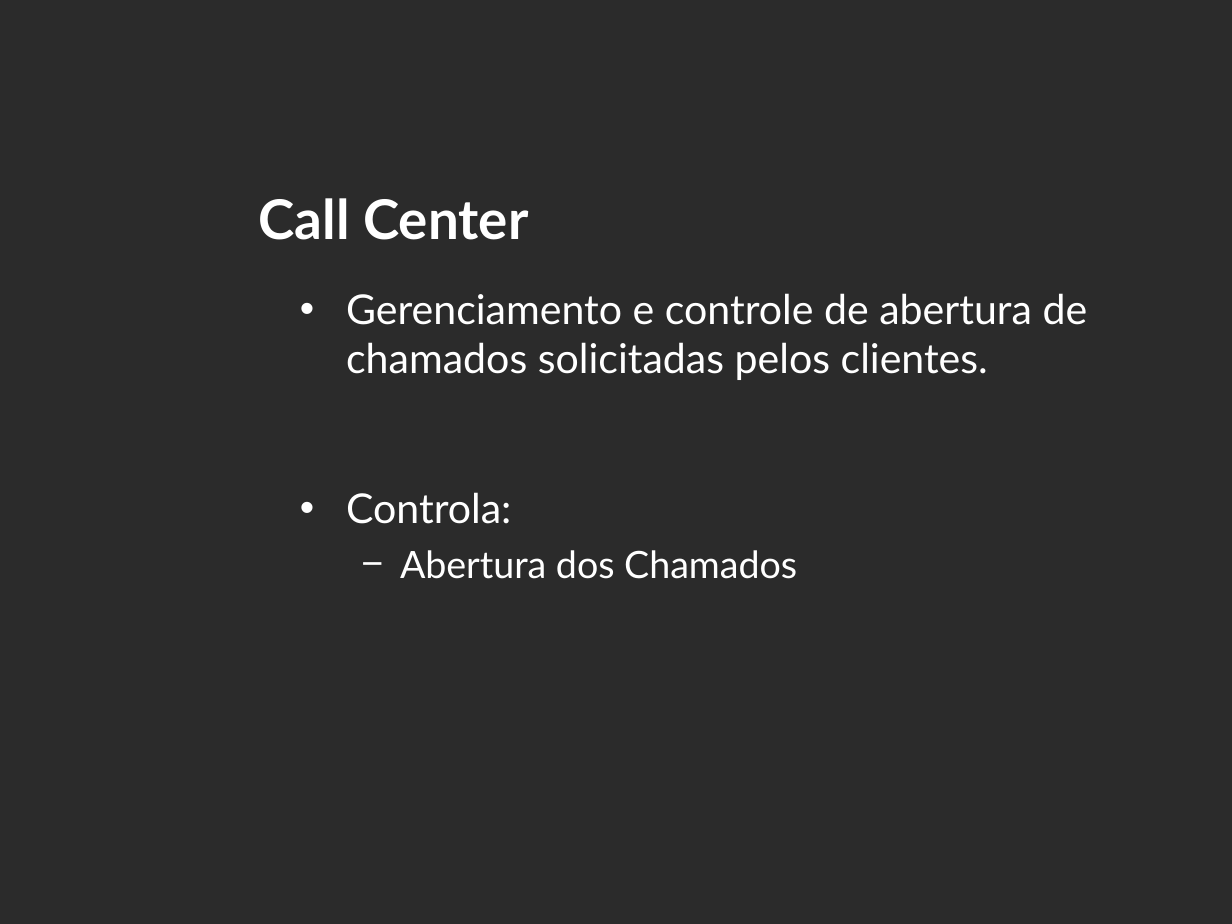
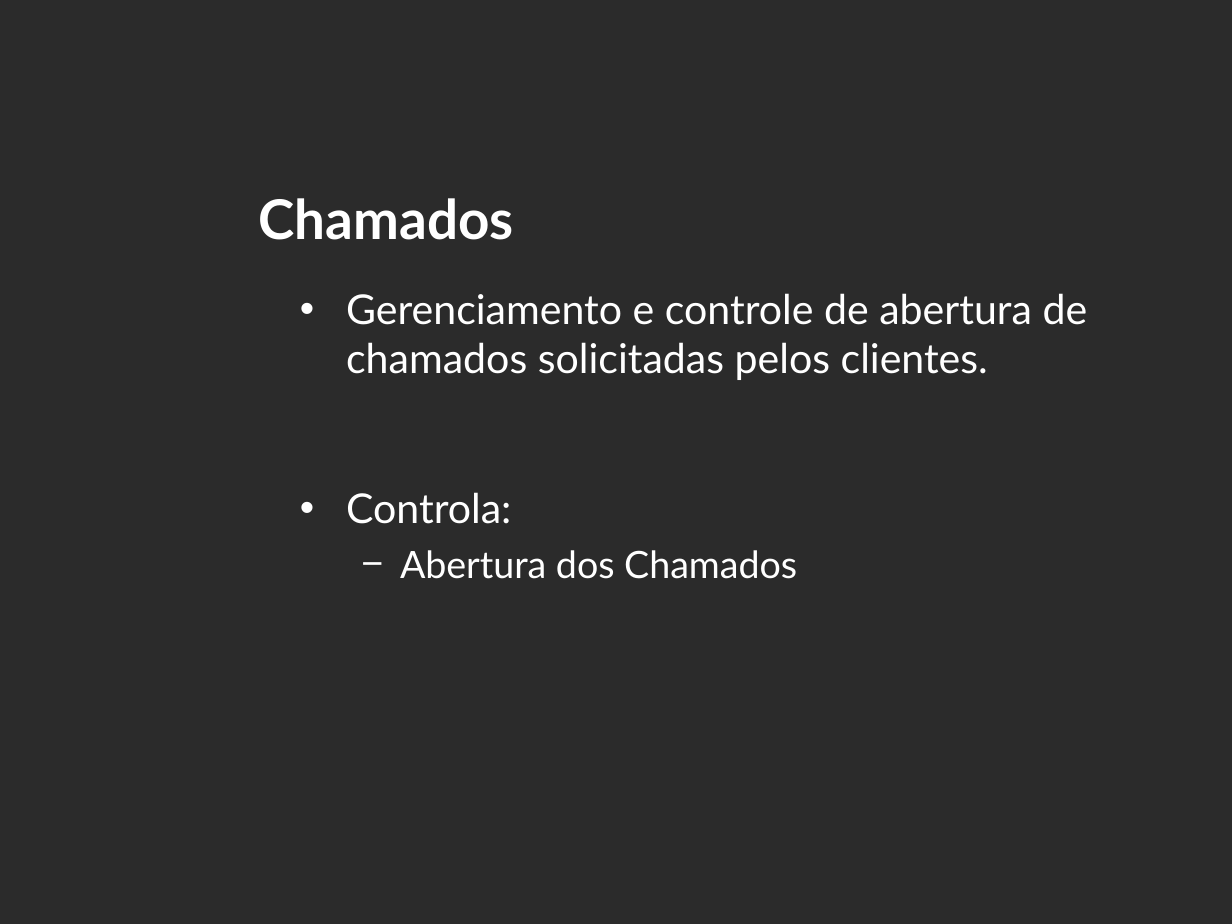
Before and after one commit to LuisEduardoER/projectrentcarpsa2002, a slide deck: slide 15 of @-RentCar/TAP/slideTAP.ppt. Drawn at 1232x924 pixels with LibreOffice and Linux fonts; fonts in the diff are those of the drawing; background and template pictures are left out; a plain dark background stands for a picture behind light text. Boxes give left, top, right and bottom in pixels: in the first picture for what was removed or moved away, otherwise in the second. Text is boxed around its words. In the diff, an @@ line names an element or a change of style, - is before the commit and + after.

```diff
--- a/@-RentCar/TAP/slideTAP.ppt
+++ b/@-RentCar/TAP/slideTAP.ppt
@@ title at <box>259,198,514,240</box>: text changed @@
-Call Center
+Chamados
```
Also in this commit, not shown: 6 other slides changed, 1 slide added, 56 other files.
